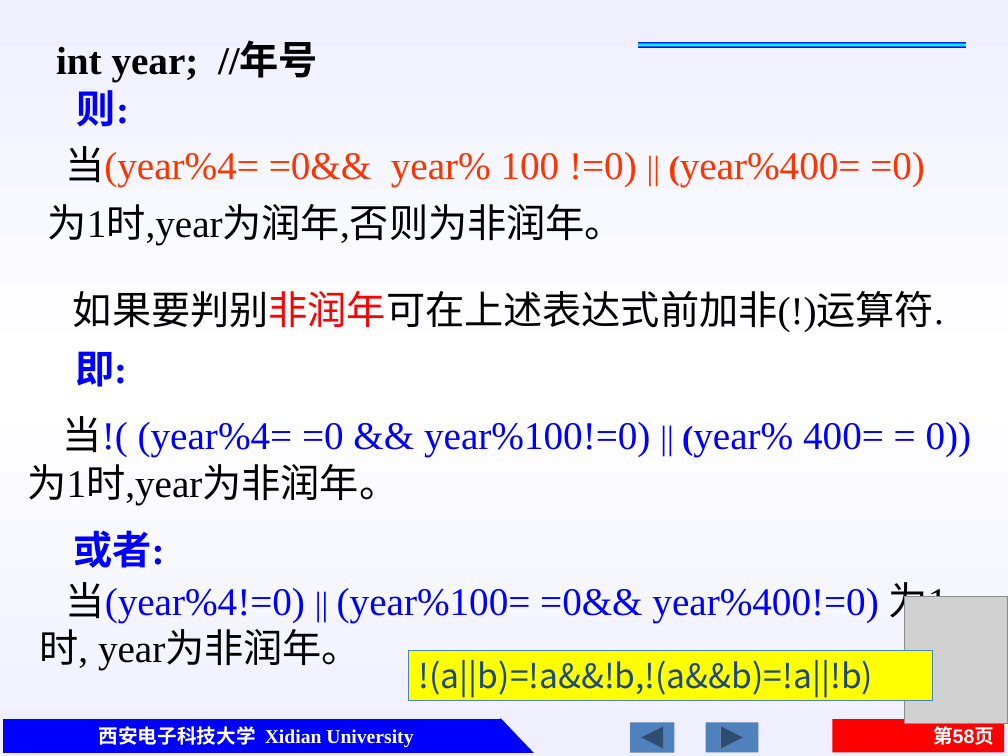
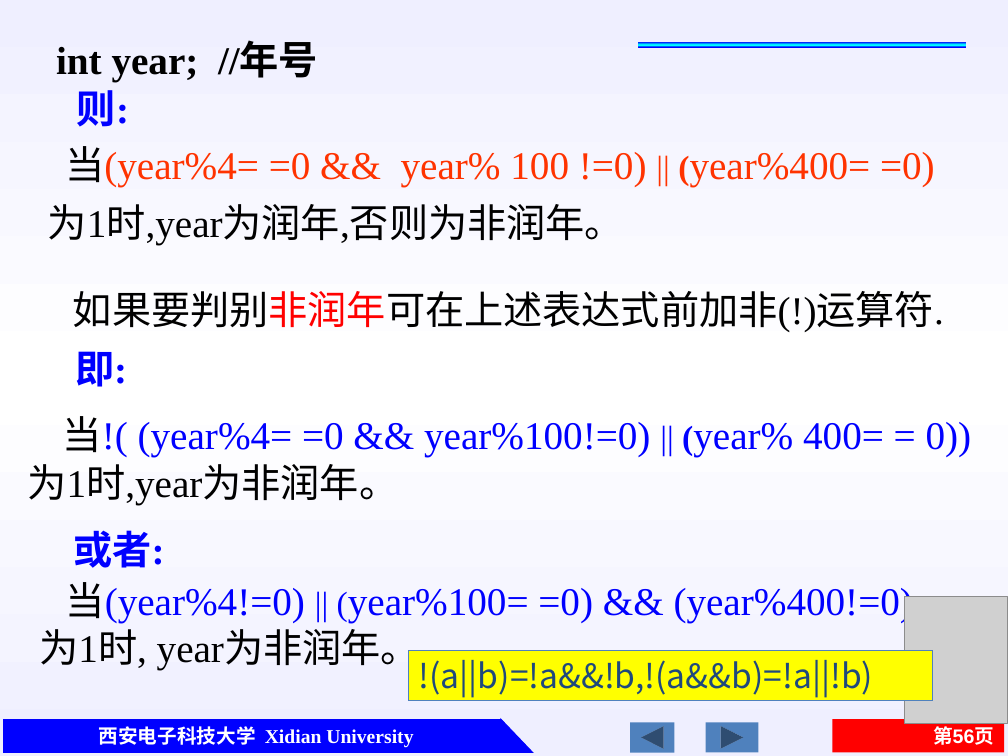
Before and after one commit to jtrfid/C-Repositories, a slide deck: slide 56 of 2016/C语言/课件/第2章 C的基本数据类型及运算.pptx (slide 58 before the commit). Drawn at 1008x756 pixels with LibreOffice and Linux fonts; fonts in the diff are those of the drawing; grey boxes stand for pictures. Boxes give left, top, right and bottom in pixels: in the first picture for what was removed or moved away, otherwise in the second. Text is boxed around its words. In the diff, an @@ line names an element or a change of style, - is before the commit and + after.

```diff
--- a/2016/C语言/课件/第2章 C的基本数据类型及运算.pptx
+++ b/2016/C语言/课件/第2章 C的基本数据类型及运算.pptx
@@ text at bbox=[65, 146, 935, 188]: spaces changed @@
-当(year%4= =0&& year% 100 !=0) || (year%400= =0)
+当(year%4= =0 && year% 100 !=0) || (year%400= =0)
@@ text at bbox=[39, 582, 913, 670]: text changed @@
-当(year%4!=0) || (year%100= =0&& year%400!=0) 为1时, year为非润年。
+当(year%4!=0) || (year%100= =0) && (year%400!=0) 为1时, year为非润年。
@@ page number at bbox=[933, 723, 994, 745]: text changed @@
-第58页
+第56页
```
Also in this commit, not shown: 5 other slides changed, 2 slides removed, 2 other files.
